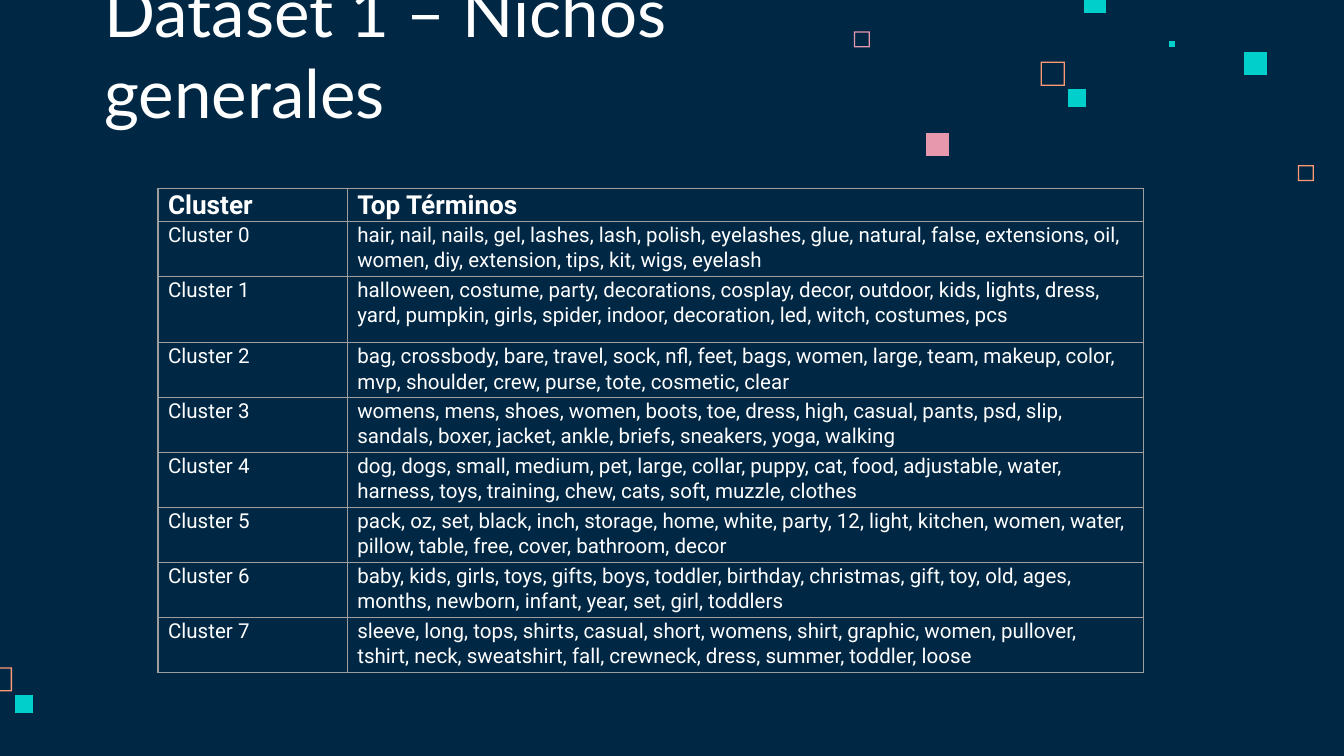
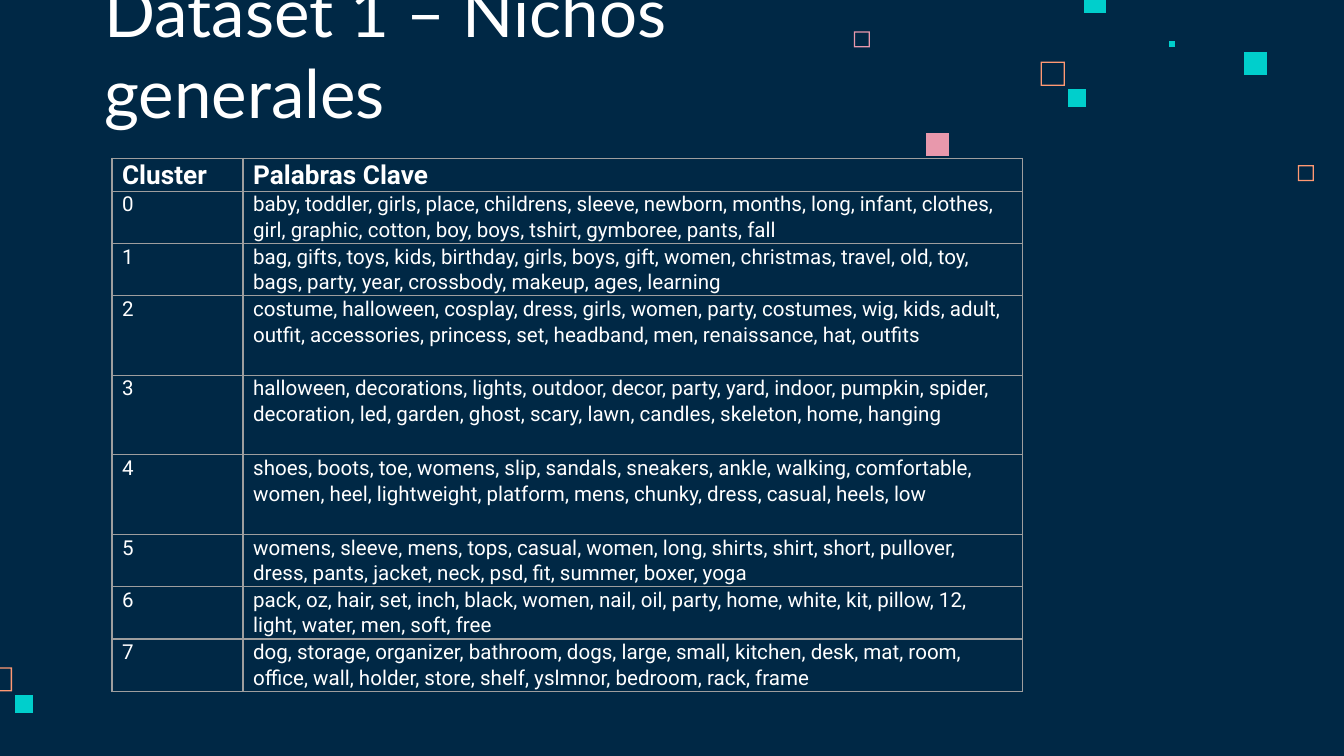
Before and after one commit to ChrissValdez/Proyecto_Integrador, a slide deck: slide 13 of Proyecto_integrador.pptx. Drawn at 1344x756 pixels with LibreOffice and Linux fonts; fonts in the diff are those of the drawing. Boxes give left, top, right and bottom in pixels: in the first picture for what was removed or moved away, otherwise in the second. Text is boxed around its words. In the diff, an @@ line names an element or a change of style, - is before the commit and + after.

```diff
--- a/Proyecto_integrador.pptx
+++ b/Proyecto_integrador.pptx
@@ table added at bbox=[112, 159, 1023, 694], 9 rows, 2 columns @@
+Cluster | Palabras Clave
+0 | baby, toddler, girls, place, childrens, sleeve, newborn, months, long, infant, clothes, girl, graphic, cotton, boy, boys, tshirt, gymboree, pants, fall
+1 | bag, gifts, toys, kids, birthday, girls, boys, gift, women, christmas, travel, old, toy, bags, party, year, crossbody, makeup, ages, learning
+2 | costume, halloween, cosplay, dress, girls, women, party, costumes, wig, kids, adult, outfit, accessories, princess, set, headband, men, renaissance, hat, outfits
+3 | halloween, decorations, lights, outdoor, decor, party, yard, indoor, pumpkin, spider, decoration, led, garden, ghost, scary, lawn, candles, skeleton, home, hanging
+4 | shoes, boots, toe, womens, slip, sandals, sneakers, ankle, walking, comfortable, women, heel, lightweight, platform, mens, chunky, dress, casual, heels, low
+5 | womens, sleeve, mens, tops, casual, women, long, shirts, shirt, short, pullover, dress, pants, jacket, neck, psd, fit, summer, boxer, yoga
+6 | pack, oz, hair, set, inch, black, women, nail, oil, party, home, white, kit, pillow, 12, light, water, men, soft, free
+7 | dog, storage, organizer, bathroom, dogs, large, small, kitchen, desk, mat, room, office, wall, holder, store, shelf, yslmnor, bedroom, rack, frame
@@ table removed at bbox=[159, 188, 1144, 671], 9 rows, 2 columns @@
-Cluster | Top Términos
-Cluster 0 | hair, nail, nails, gel, lashes, lash, polish, eyelashes, glue, natural, false, extensions, oil, women, diy, extension, tips, kit, wigs, eyelash
-Cluster 1 | halloween, costume, party, decorations, cosplay, decor, outdoor, kids, lights, dress, yard, pumpkin, girls, spider, indoor, decoration, led, witch, costumes, pcs
-Cluster 2 | bag, crossbody, bare, travel, sock, nfl, feet, bags, women, large, team, makeup, color, mvp, shoulder, crew, purse, tote, cosmetic, clear
-Cluster 3 | womens, mens, shoes, women, boots, toe, dress, high, casual, pants, psd, slip, sandals, boxer, jacket, ankle, briefs, sneakers, yoga, walking
-Cluster 4 | dog, dogs, small, medium, pet, large, collar, puppy, cat, food, adjustable, water, harness, toys, training, chew, cats, soft, muzzle, clothes
-Cluster 5 | pack, oz, set, black, inch, storage, home, white, party, 12, light, kitchen, women, water, pillow, table, free, cover, bathroom, decor
-Cluster 6 | baby, kids, girls, toys, gifts, boys, toddler, birthday, christmas, gift, toy, old, ages, months, newborn, infant, year, set, girl, toddlers
-Cluster 7 | sleeve, long, tops, shirts, casual, short, womens, shirt, graphic, women, pullover, tshirt, neck, sweatshirt, fall, crewneck, dress, summer, toddler, loose
```
Also in this commit, not shown: 8 other slides changed, 2 slides added, 1 other file.
